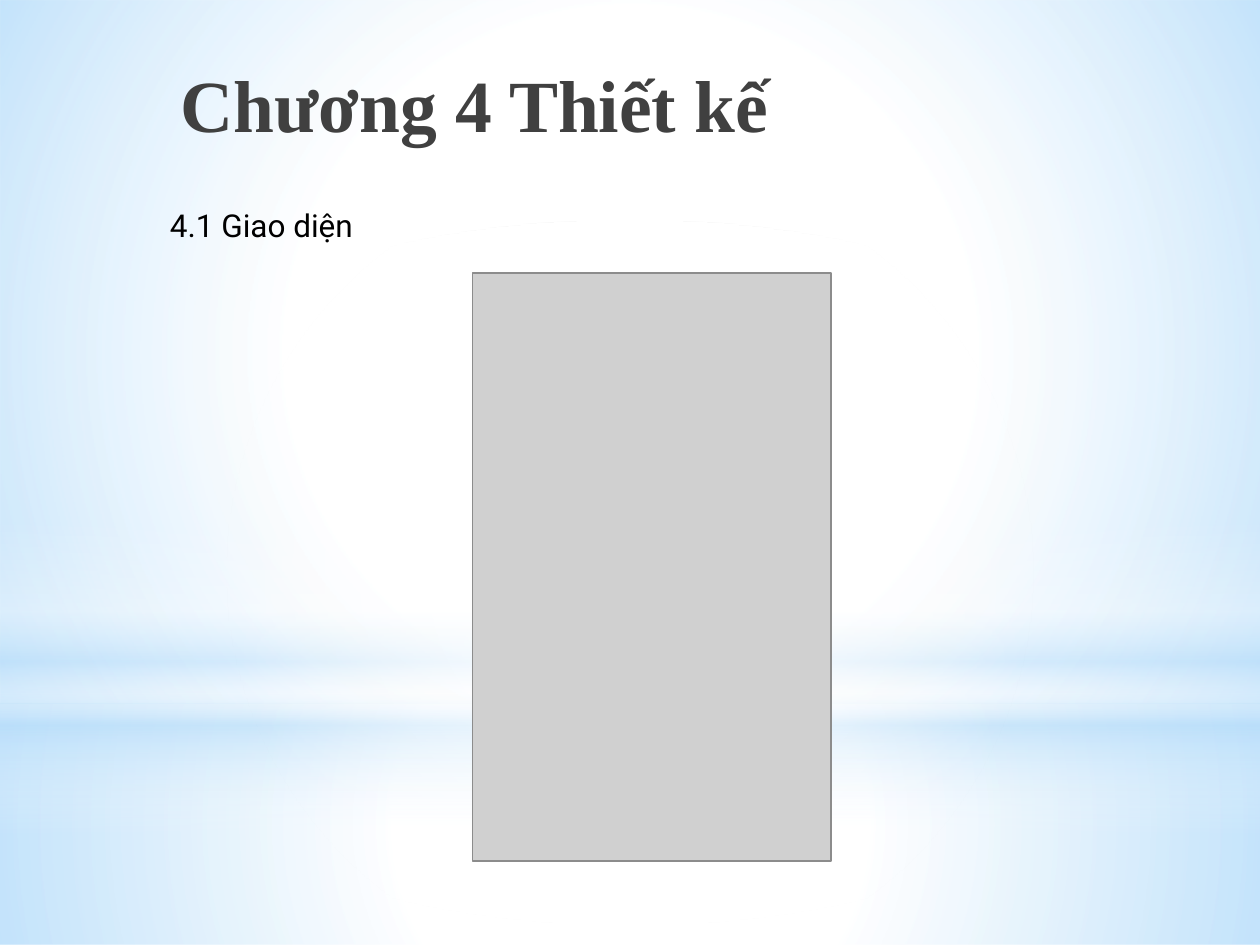
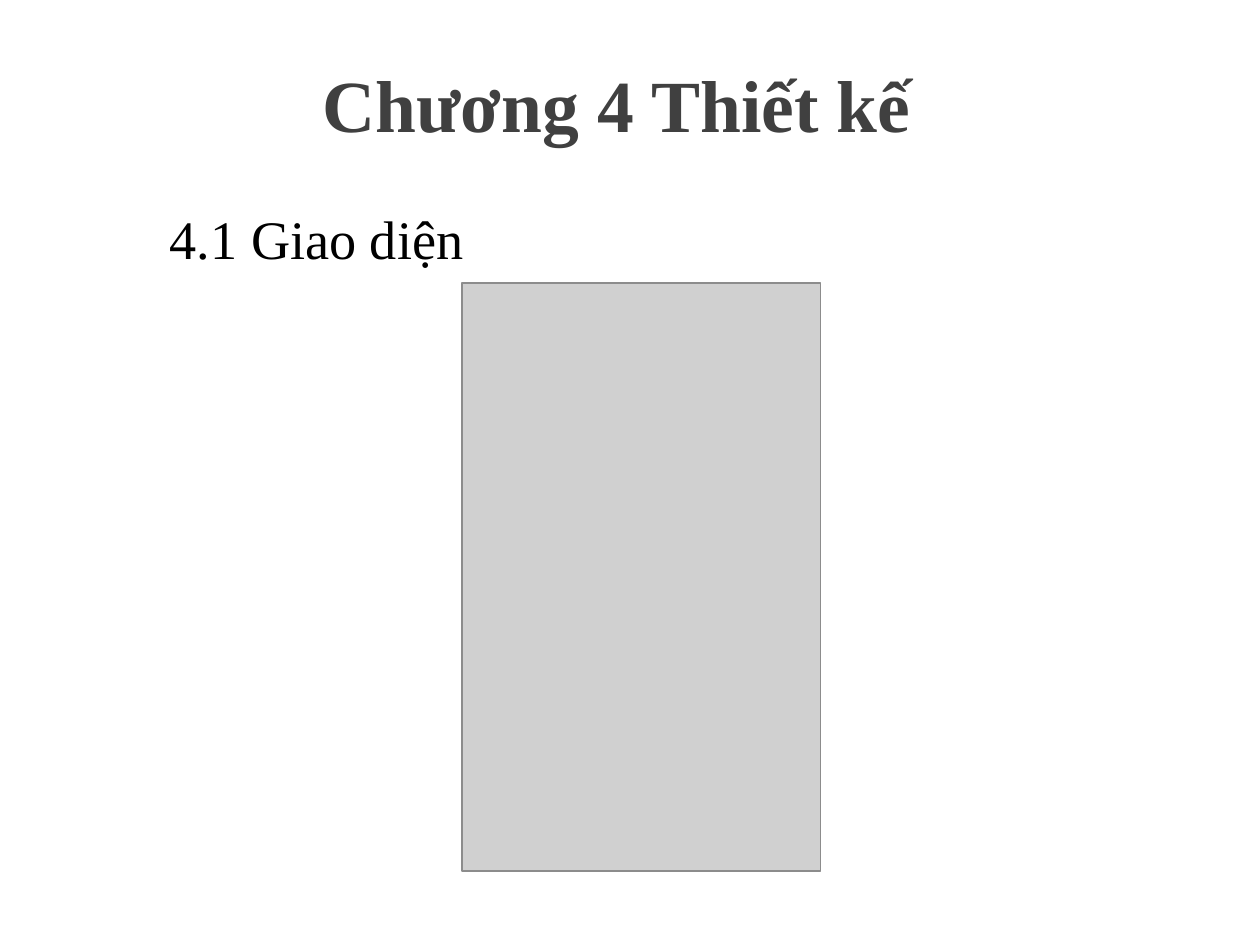
Before and after one commit to Toi223/NhomDT, a slide deck: slide 8 of LẬP TRÌNH MOBILE CROSS-PLATFORM VỚI XAMARIN.pptx. Drawn at 1260x945 pixels with LibreOffice and Linux fonts; fonts in the diff are those of the drawing; grey boxes stand for pictures; background and template pictures are left out. Boxes give left, top, right and bottom in pixels: in the first picture for what was removed or moved away, otherwise in the second. Text is boxed around its words. In the diff, an @@ line names an element or a change of style, - is before the commit and + after.

```diff
--- a/LẬP TRÌNH MOBILE CROSS-PLATFORM VỚI XAMARIN.pptx
+++ b/LẬP TRÌNH MOBILE CROSS-PLATFORM VỚI XAMARIN.pptx
@@ rectangle removed at (x1=0, y1=0, x2=1260, y2=703) @@
@@ title "Chương 4 Thiết kế" at (x1=323, y1=78, x2=910, y2=146): text colour gradient #000000 to #404040 to #212745 to gradient #000000 to #404040; alignment left to centre @@
@@ text "4.1 Giao diện" at (x1=170, y1=221, x2=463, y2=268): size 18 to 31 pt, font Roboto to Times New Roman @@
@@ ellipse removed at (x1=0, y1=220, x2=1260, y2=924) @@
@@ picture moved from (x1=472, y1=273, x2=832, y2=862) to (x1=462, y1=284, x2=822, y2=872) @@
@@ rectangle removed at (x1=0, y1=519, x2=1260, y2=834) @@
@@ rectangle removed at (x1=0, y1=703, x2=1260, y2=945) @@
```
Also in this commit, not shown: 11 other slides changed, 2 slides added, 2 slides removed.
